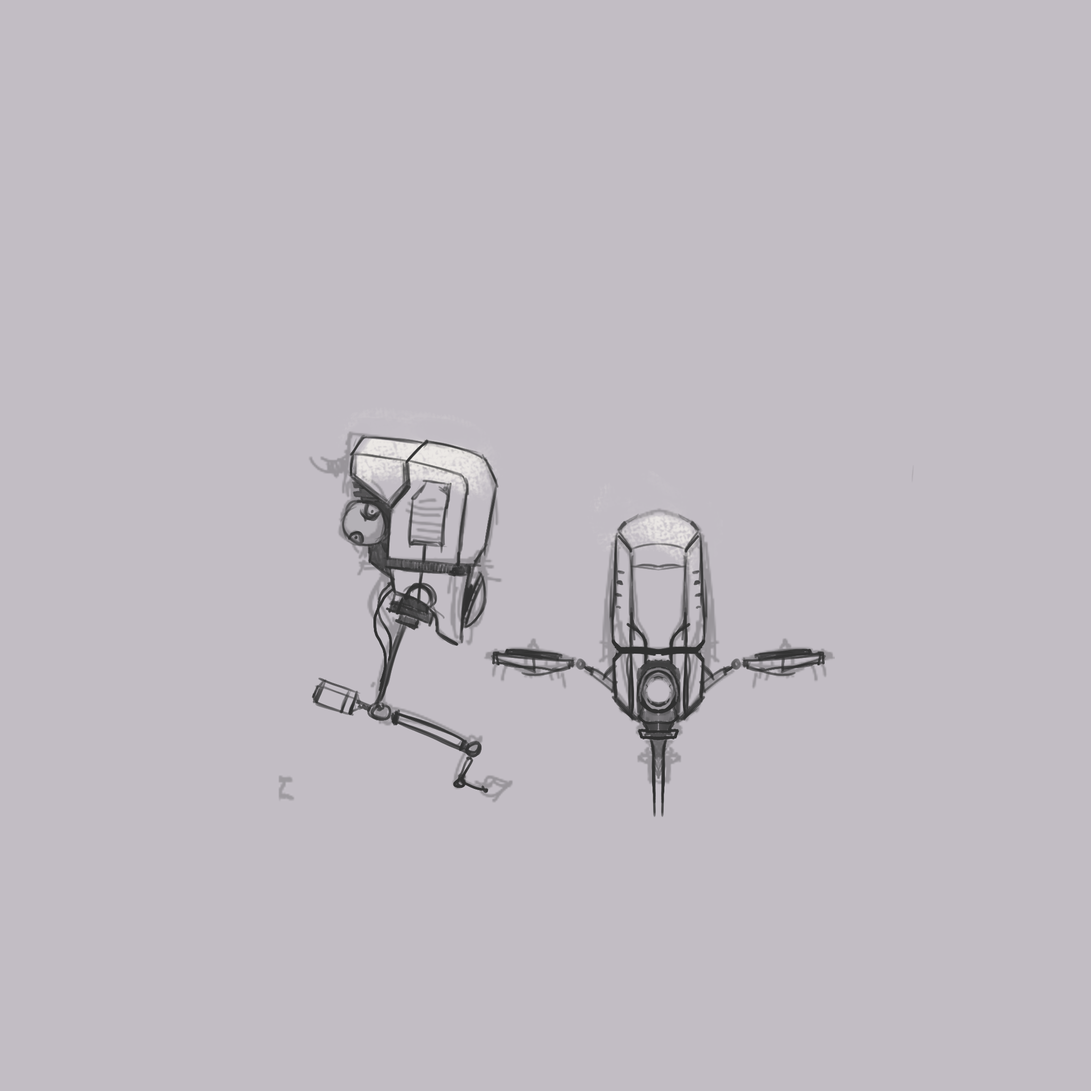
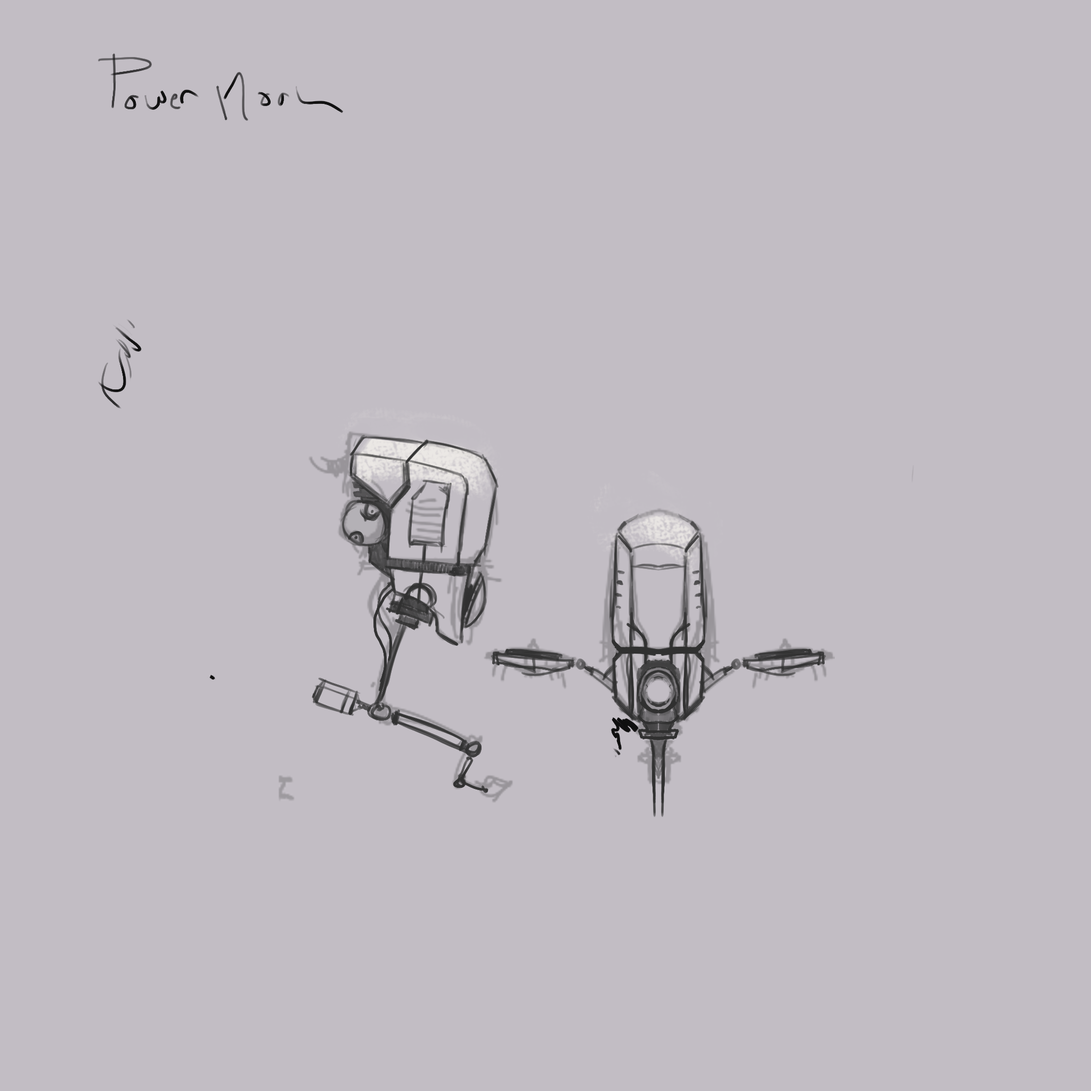
Layer changes from the first (1091, 1091) image to the second:
painted on "Linework" over [611, 717, 640, 758]
painted on "Highlight" over [97, 52, 640, 758]
painted on "Copy of LineWork" over [97, 319, 640, 758]
